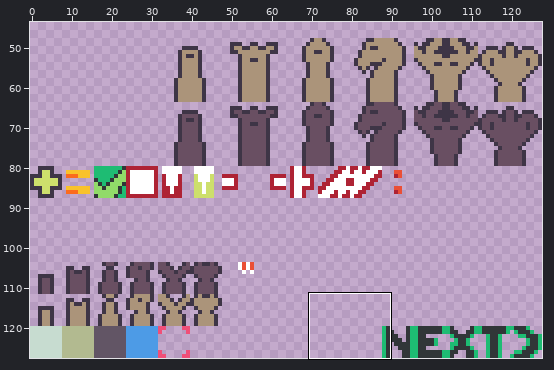
Sprite sheet: design/sprites_with_bg_alpha_working.png. The first picture is a wide view before the edit; the outline marks the close-up.
Close-up. First the earlier version:
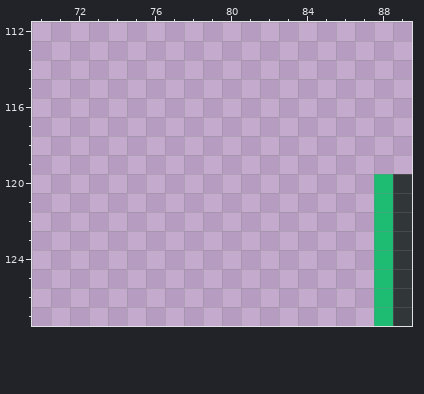
The file is 128x128 pixels. Shown: x 70..89, y 112..127. The wide view leaves out empty margins. The commit also changed other parts of the picture, which this record leaves out.
New version:
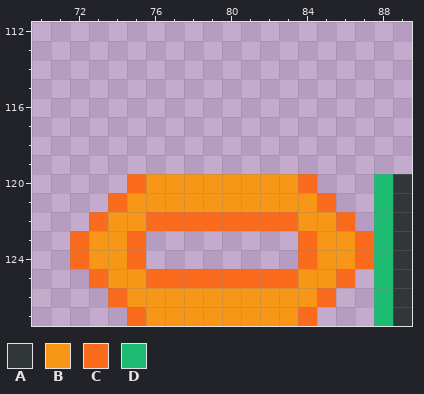
Palette (. is transparent): A #313638  B #f79617  C #fb6b1d  D #1ebc73
Changes in this commit:
@@ x 70..89 @@
 119 ....................
-120 ..................DA
-121 ..................DA
-122 ..................DA
-123 ..................DA
-124 ..................DA
-125 ..................DA
-126 ..................DA
-127 ..................DA
+120 .....CBBBBBBBBC...DA
+121 ....CBBBBBBBBBBC..DA
+122 ...CBBCCCCCCCCBBC.DA
+123 ..CBBC........CBBCDA
+124 ..CBBC........CBBCDA
+125 ...CBBCCCCCCCCBBC.DA
+126 ....CBBBBBBBBBBC..DA
+127 .....CBBBBBBBBC...DA
Where, in picture pixels (left, top, right, bottom), the same in both close-ups:
added: (70, 174, 374, 326)
